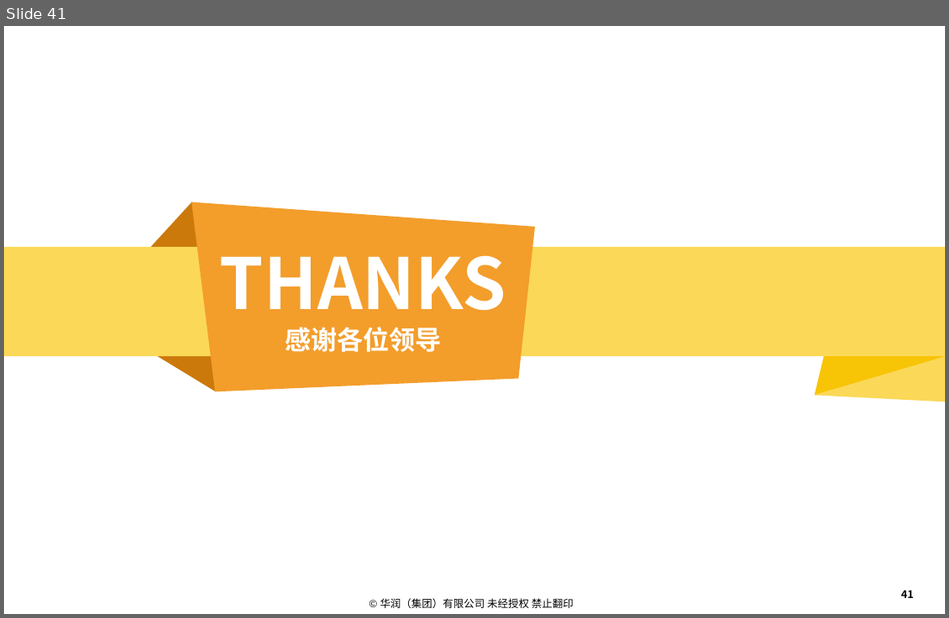
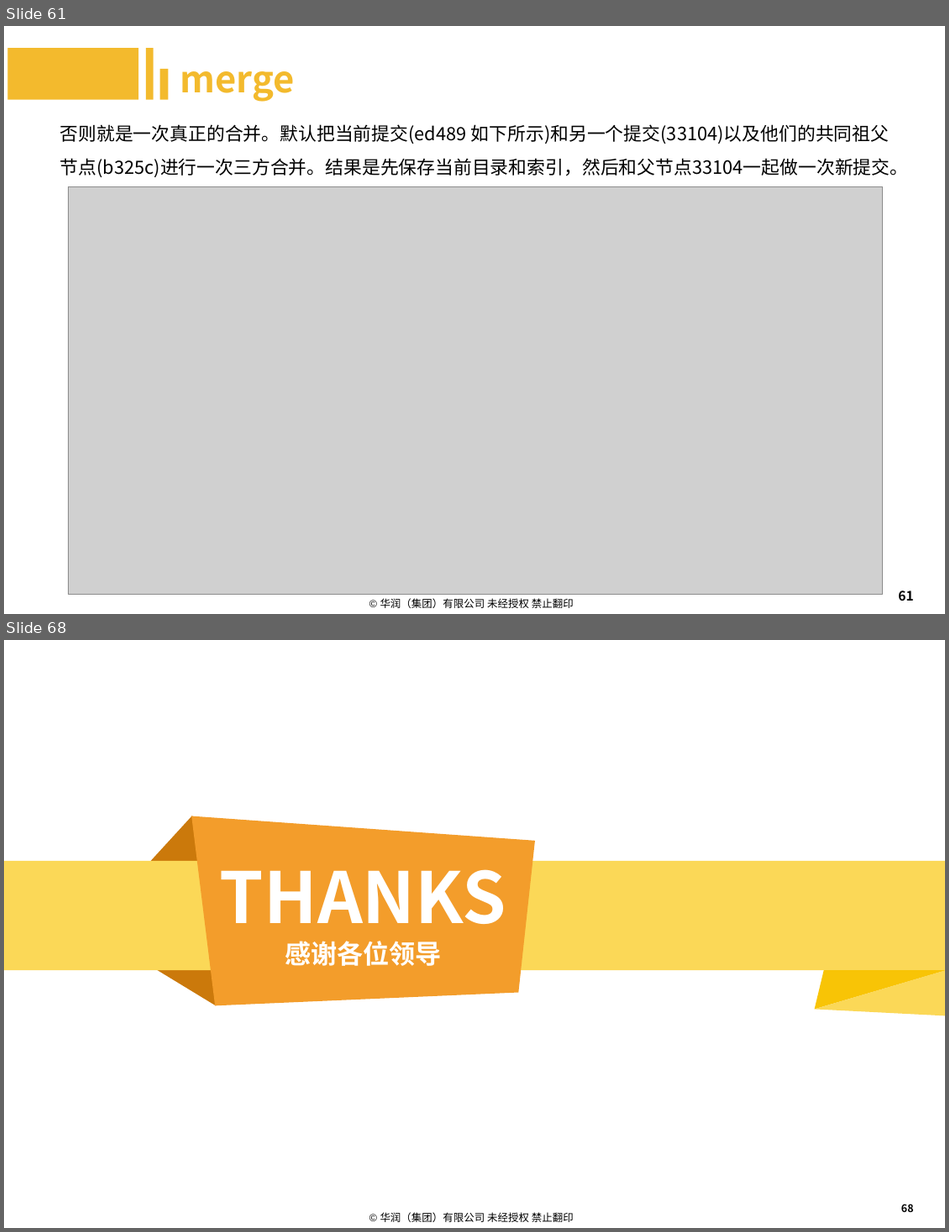
Before and after one commit to machenzhao/git-present, a slide deck: Git.pptx. Shown one above the other, each under a label of ours: slide 41 before the commit, slides 61 and 68 after it; the slides between them are not shown. The pictures are 949x618 and 949x1232 pixels, drawn with LibreOffice and Linux fonts; fonts in the diff are those of the drawing; grey boxes stand for pictures; background and template pictures are left out. Boxes give left, top, right and bottom in pixels: in the first picture for what was removed or moved away, otherwise in the second. Text is boxed around its words. In the diff, an @@ line names an element or a change of style, - is before the commit and + after.

```diff
--- a/Git.pptx
+++ b/Git.pptx
@@ slide 61 added at <box>4,26,945,614</box>, background #FFFFFF; not listed: 1 template element that a slide beside it also shows @@
@@ rectangle added at <box>7,48,138,99</box>, fill #F3BA2D @@
@@ rectangle added at <box>146,48,154,99</box>, fill #F3BA2D @@
@@ rectangle added at <box>160,70,169,100</box>, fill #F3BA2D @@
@@ text added at <box>180,71,294,102</box>, 28 pt, text #F3BA2D, bold @@
+merge
@@ text added at <box>60,124,909,177</box>, 14 pt, text #000000 @@
+否则就是一次真正的合并。默认把当前提交(ed489 如下所示)和另一个提交(33104)以及他们的共同祖父节点(b325c)进行一次三方合并。结果是先保存当前目录和索引，然后和父节点33104一起做一次新提交。
@@ picture added at <box>68,187,883,594</box> @@
@@ page number added at <box>898,590,913,601</box>, 10 pt, text #000000 @@
+61
@@ what was slide 41 is now slide 68 @@
@@ page number at <box>901,1204,914,1212</box>: text changed @@
-41
+68
```
Also in this commit, not shown: 5 slides changed, 27 other slides added, 1 slide removed.
